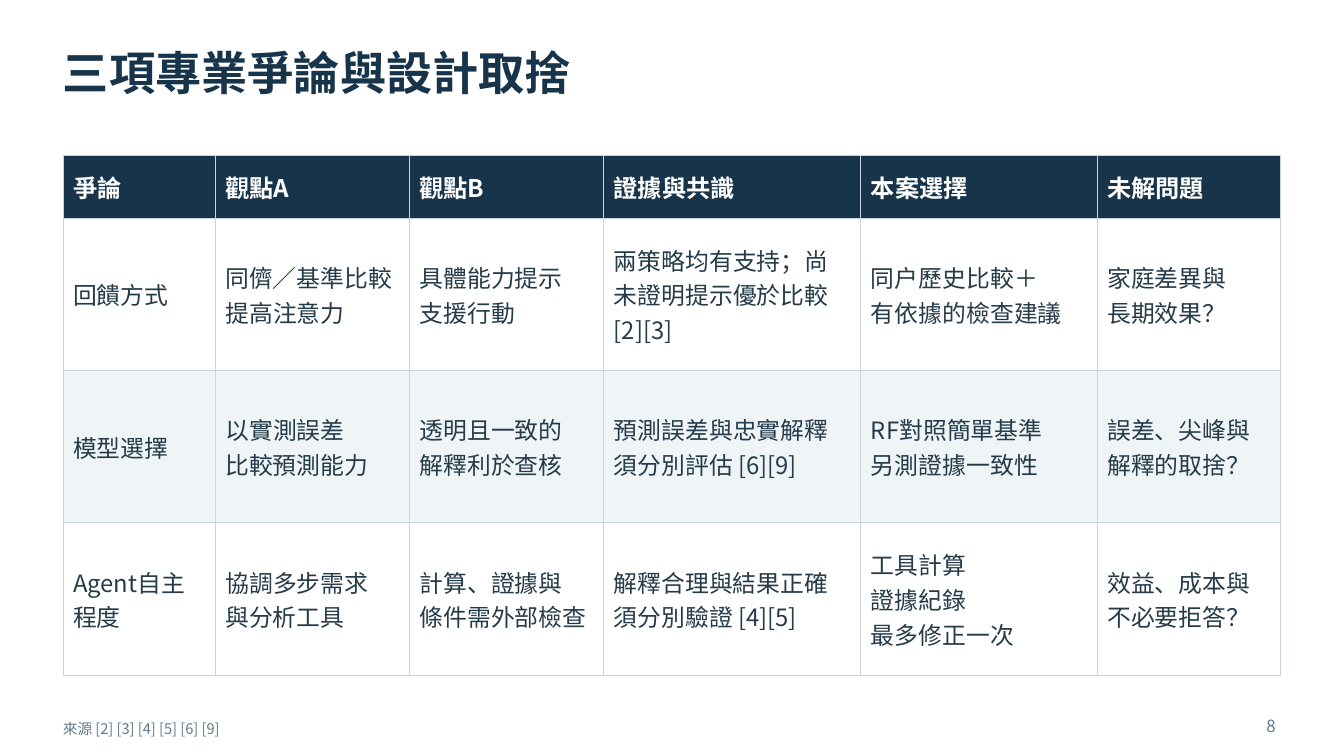
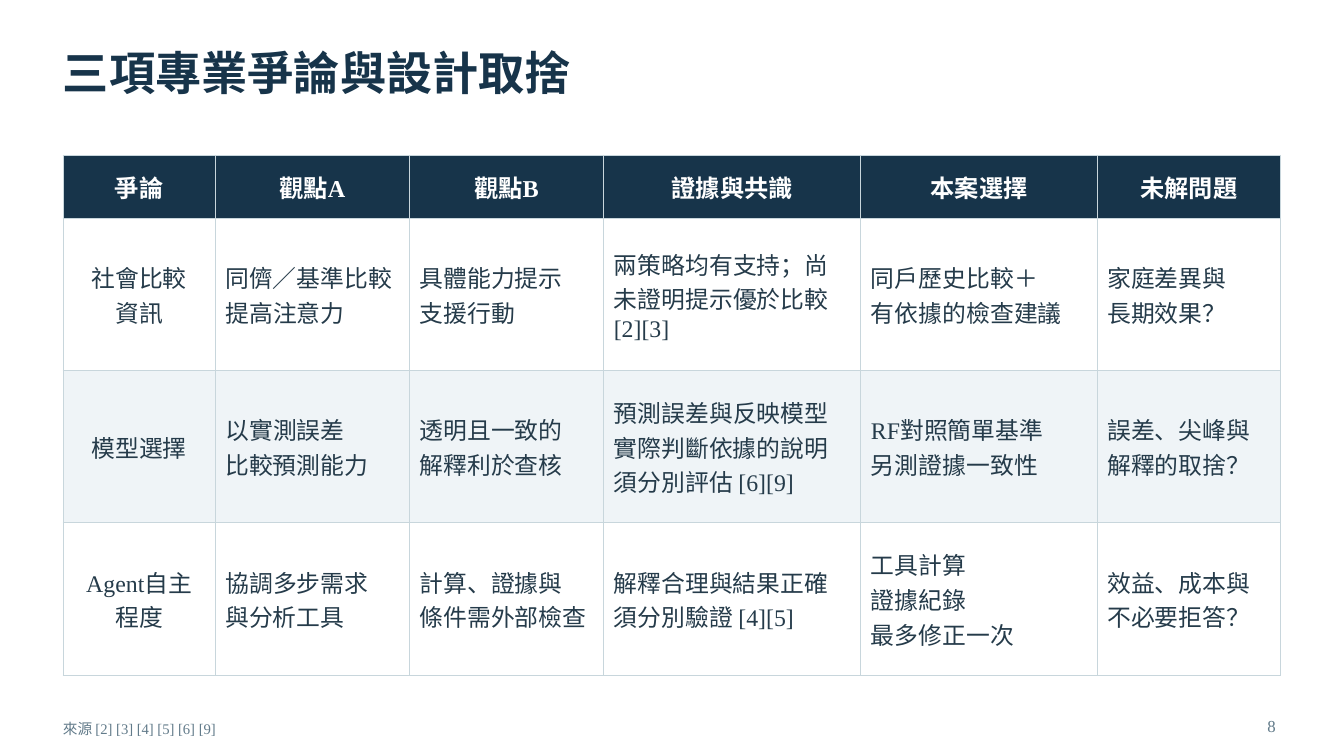
Before and after one commit to lun-09-15/AIoT_Final_Proj, a slide deck: slide 8 of deliverables/Energy_Detective_Proposal.pptx. Drawn at 1344x756 pixels with LibreOffice and Linux fonts; fonts in the diff are those of the drawing. Boxes give left, top, right and bottom in pixels: in the first picture for what was removed or moved away, otherwise in the second. Text is boxed around its words. In the diff, an @@ line names an element or a change of style, - is before the commit and + after.

```diff
--- a/deliverables/Energy_Detective_Proposal.pptx
+++ b/deliverables/Energy_Detective_Proposal.pptx
@@ table at (x1=63, y1=155, x2=1280, y2=676) @@
-row 2, column 1: 回饋方式
+row 2, column 1: 社會比較 / 資訊
-row 3, column 4: 預測誤差與忠實解釋須分別評估 [6][9]
+row 3, column 4: 預測誤差與反映模型實際判斷依據的說明須分別評估 [6][9]
-row 4, column 1: Agent自主程度
+row 4, column 1: Agent自主 / 程度
@@ font Noto Sans CJK TC to Times New Roman in "爭論", "觀點A", "觀點B", "證據與共識" and 30 more places @@
@@ alignment left to centre @@
@@ text "8" at (x1=1267, y1=721, x2=1275, y2=732): font Noto Sans CJK TC to Times New Roman @@
@@ text "來源 [2] [3] [4] [5] ..." at (x1=63, y1=722, x2=216, y2=736): font Noto Sans CJK TC to Times New Roman @@
```
Also in this commit, not shown: 18 other slides changed, 14 other files.
